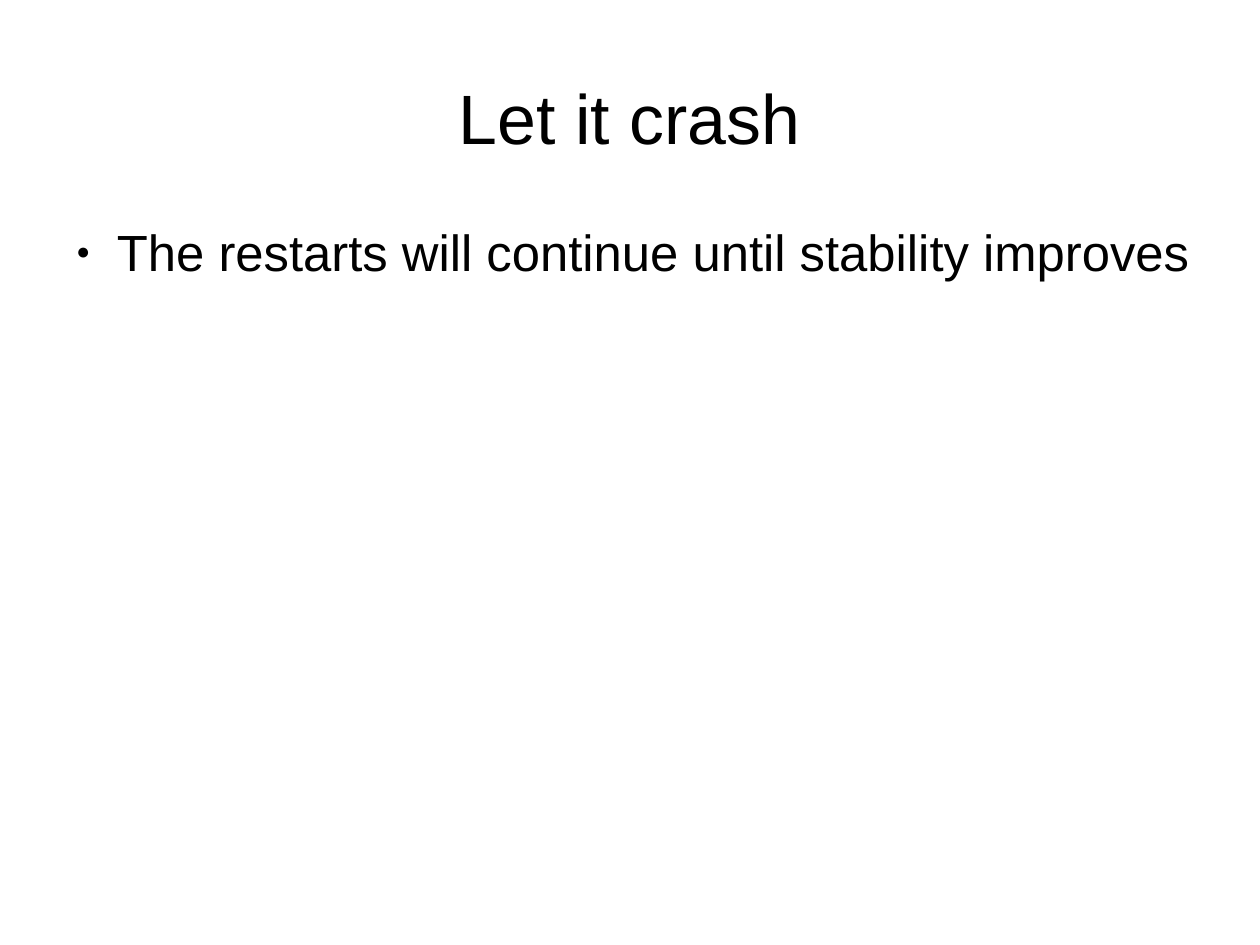
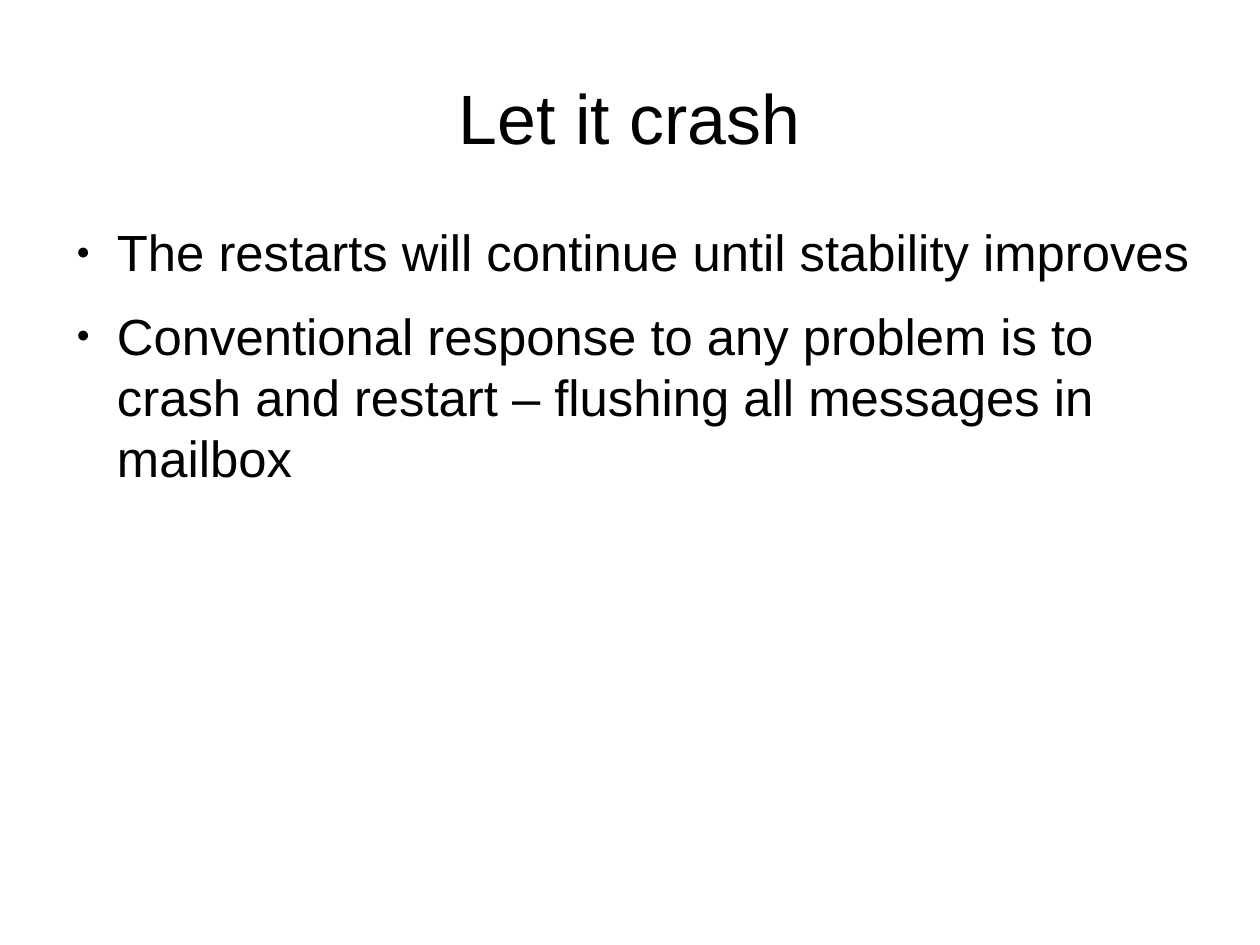
Before and after one commit to tormeh/sanntidpres, a slide deck: slide 9 of Actor model verification talk.odp (slide 7 before the commit). Drawn at 1260x945 pixels with LibreOffice and Linux fonts; fonts in the diff are those of the drawing. Boxes give left, top, right and bottom in pixels: in the first picture for what was removed or moved away, otherwise in the second. Text is boxed around its words. In the diff, an @@ line names an element or a change of style, - is before the commit and + after.

```diff
--- a/Actor model verification talk.odp
+++ b/Actor model verification talk.odp
@@ text at (117,318,1094,478): paragraph added @@
+● Conventional response to any problem is to crash and restart – flushing all messages in mailbox
```
Also in this commit, not shown: 3 other slides changed, 4 slides added, 2 slides removed, 1 other file.
